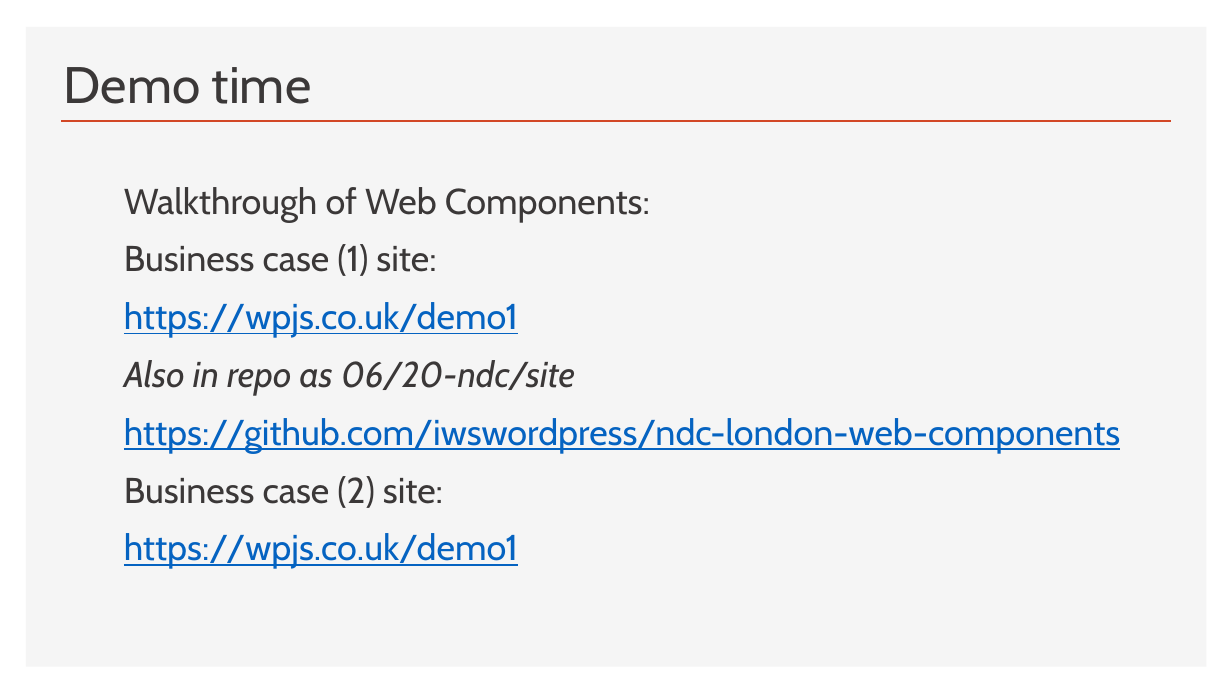
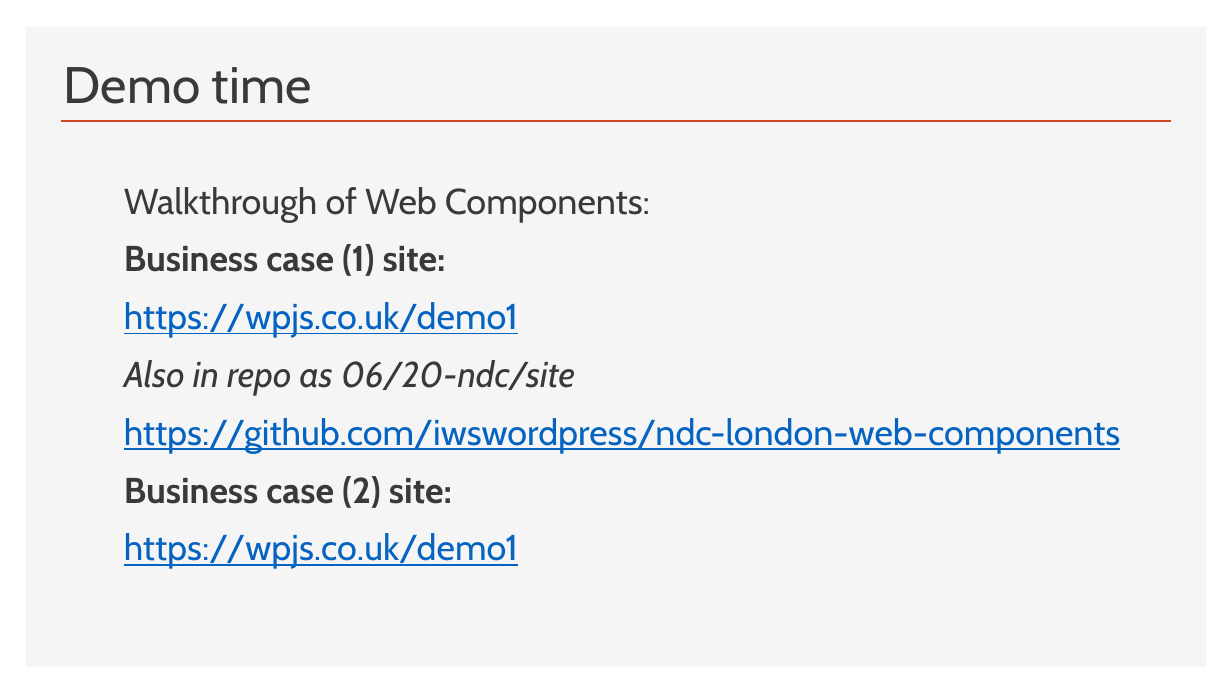
Before and after one commit to iwswordpress/ndc-london-web-components, a slide deck: slide 30 of NDC-TALK.pptx. Drawn at 1232x693 pixels with LibreOffice and Linux fonts; fonts in the diff are those of the drawing. Boxes give left, top, right and bottom in pixels: in the first picture for what was removed or moved away, otherwise in the second. Text is boxed around its words. In the diff, an @@ line names an element or a change of style, - is before the commit and + after.

```diff
--- a/NDC-TALK.pptx
+++ b/NDC-TALK.pptx
@@ text at <box>124,244,452,508</box>: bold on in "Business case (1) site:", "Business case (2) site:" @@
```
Also in this commit, not shown: 4 other slides changed, 2 other files.
